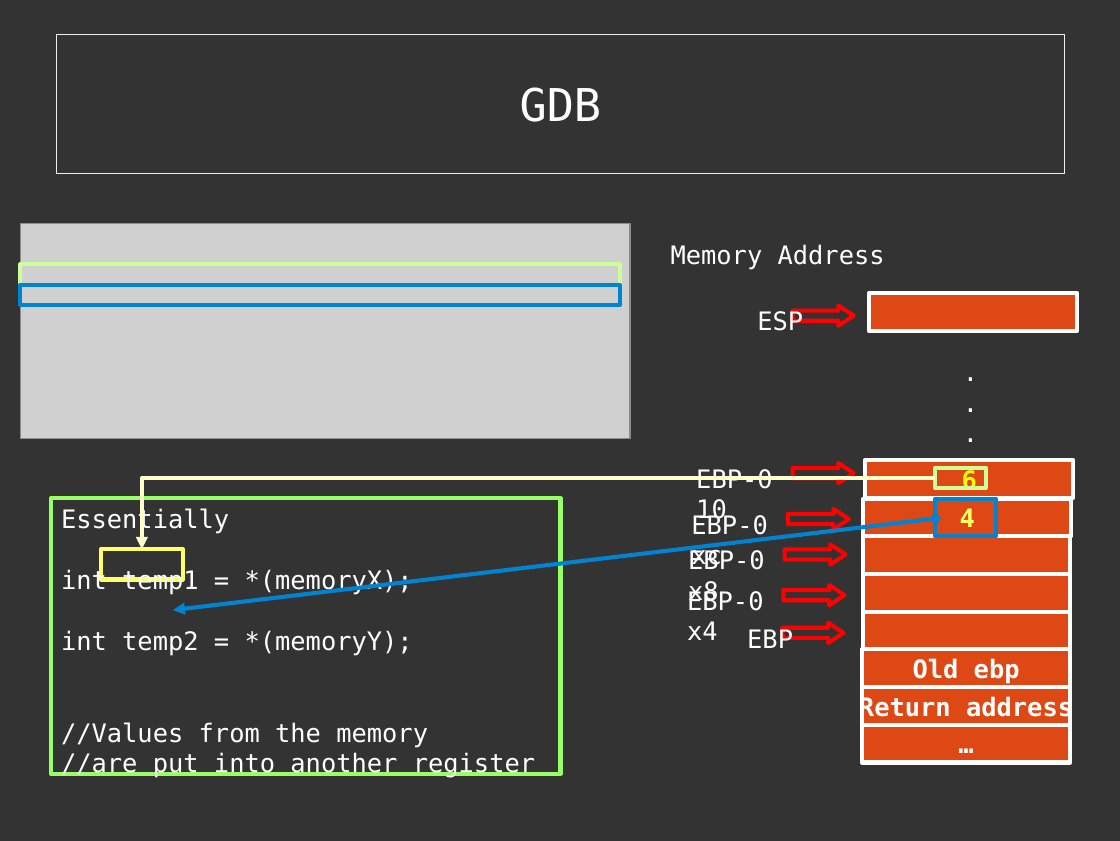
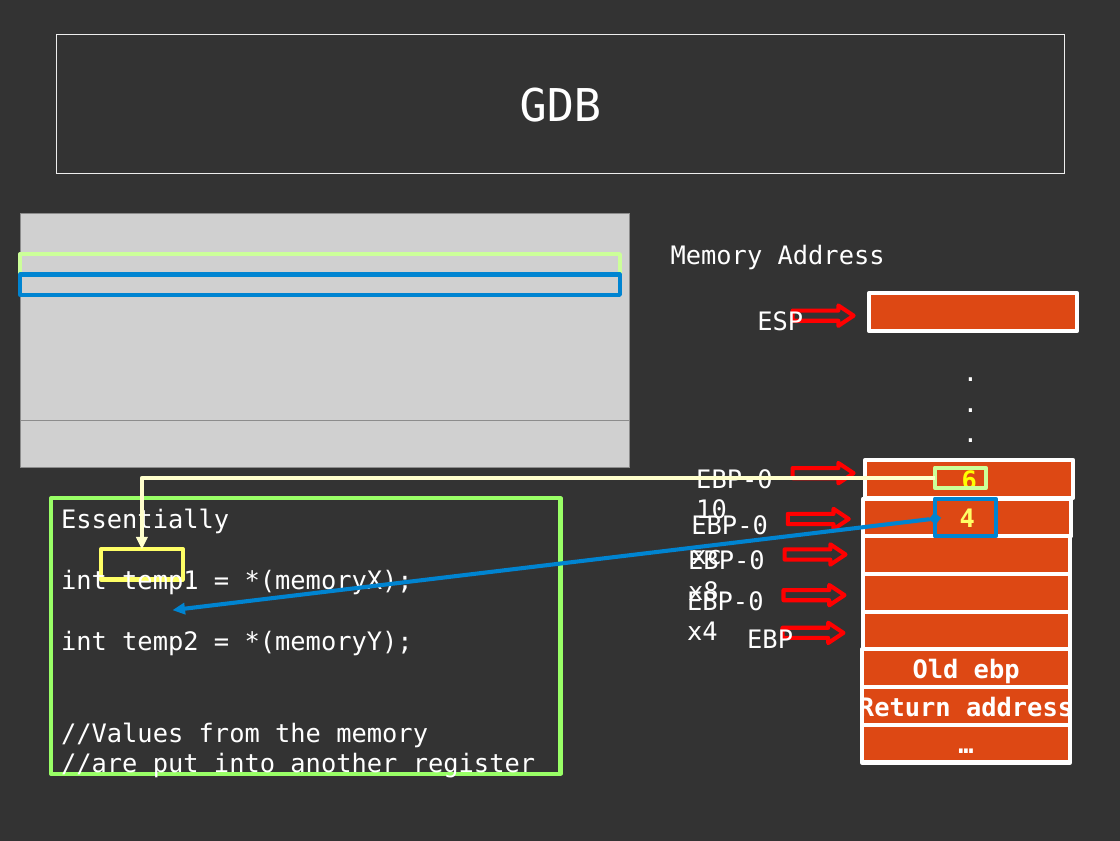
Before and after one commit to cExplr/Reversing_Basics, a slide deck: slide 60 of reversingBasics.odp. Drawn at 1120x841 pixels with LibreOffice and Linux fonts; fonts in the diff are those of the drawing; grey boxes stand for pictures. Boxes give left, top, right and bottom in pixels: in the first picture for what was removed or moved away, otherwise in the second. Text is boxed around its words. In the diff, an @@ line names an element or a change of style, - is before the commit and + after.

```diff
--- a/reversingBasics.odp
+++ b/reversingBasics.odp
@@ 2 rectangles, 1 picture: place and size @@
-2 rectangles, 1 picture at [20,224,630,439]
+2 rectangles, 1 picture at [20,213,630,429]
@@ picture added at [20,421,630,468] @@
```
Also in this commit, not shown: 5 other slides changed, 18 slides added, 1 slide removed, 13 other files.
